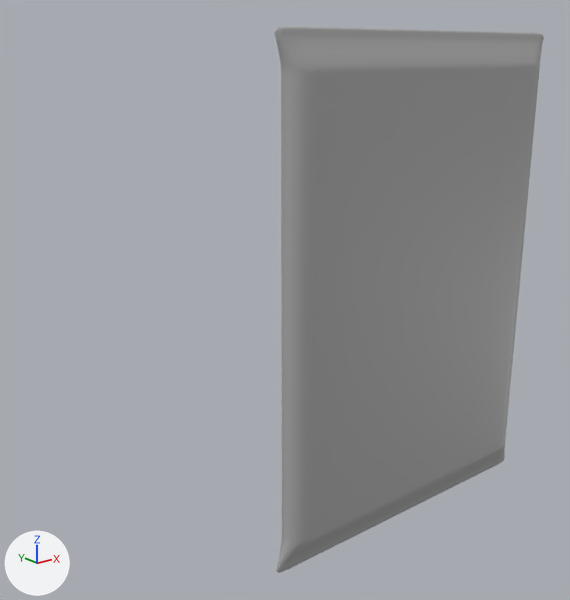
The FBX model Assets/3dAssets/Pack.fbx as it was, and as the next commit left it.
One viewpoint serves both versions: a 50 mm lens placed at (-0.1184, -0.105, 0.0472), pointed at (-0.0185, 0.0198, -0.0027). The lights are fixed; the arrows at lower left show +X, +Y and +Z.

Names of what the first picture shows: 'cardPack'.
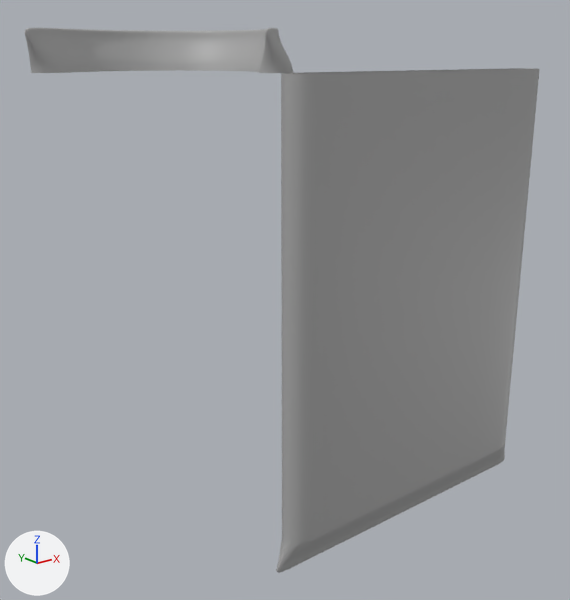
The newer file adds a shape key; the second version is drawn at full value of the shape key 'packBend' of 'pack', and the change is written as the vertex moves it makes.

Location of each change, (x1, y1, x2, y2) in pixels of the pictures (570 x 600 px):
```json
{"object": "cardPack", "change": "reshaped", "before": [274, 27, 544, 573], "after": [25, 28, 539, 573], "on screen": "90% wider"}
{"part": 1, "of": "me_mesh", "change": "added", "after": [25, 28, 294, 73]}
{"part": 2, "of": "me_mesh", "change": "deleted", "before": [274, 27, 544, 74]}
```

The change, as JSON lines over the scene's bpy script:
```json
{"block": "me_mesh", "where": "# used by ob_cardpack; location = (0.0, 0.0, 0.0); rotation_euler = (1.571, 0.0, 0.0), in degrees (90, 0, 0); scale = (0.01, 0.01, 0.01)"}
{"op": "remove", "block": "me_mesh", "code": "me_mesh.from_pydata(...)  # 330 vertices, 328 faces; spans x -3.66..3.66, y -5.12..5.12, z -0.3..0.3"}
{"op": "add", "block": "me_mesh", "code": "me_mesh.from_pydata(...)  # 732 vertices, 700 faces; spans x -6.69..3.66, y -5.12..5.12, z -3.94..0.3"}
{"block": "me_mesh", "change": "me_mesh part 1: a new loose piece of 517 vertices spanning x -6.69..-2.42, y 4.4..5.12, z -3.94..-0.19, in mat_standardsurface1 (grey #aaaaaa)"}
{"block": "me_mesh", "change": "me_mesh part 2"}
{"block": "me_mesh", "change": "115 vertices are removed from x -3.66..3.66, y 4.54..5.12, z -0.27..0.27"}
{"block": "me_mesh", "change": "124 faces are deleted"}
```
